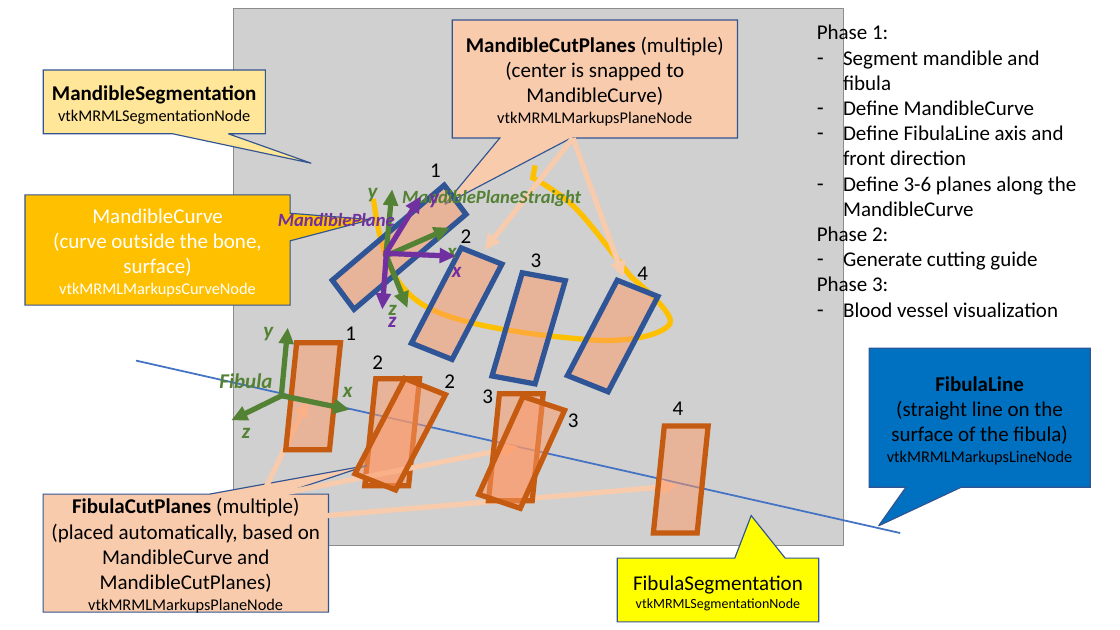
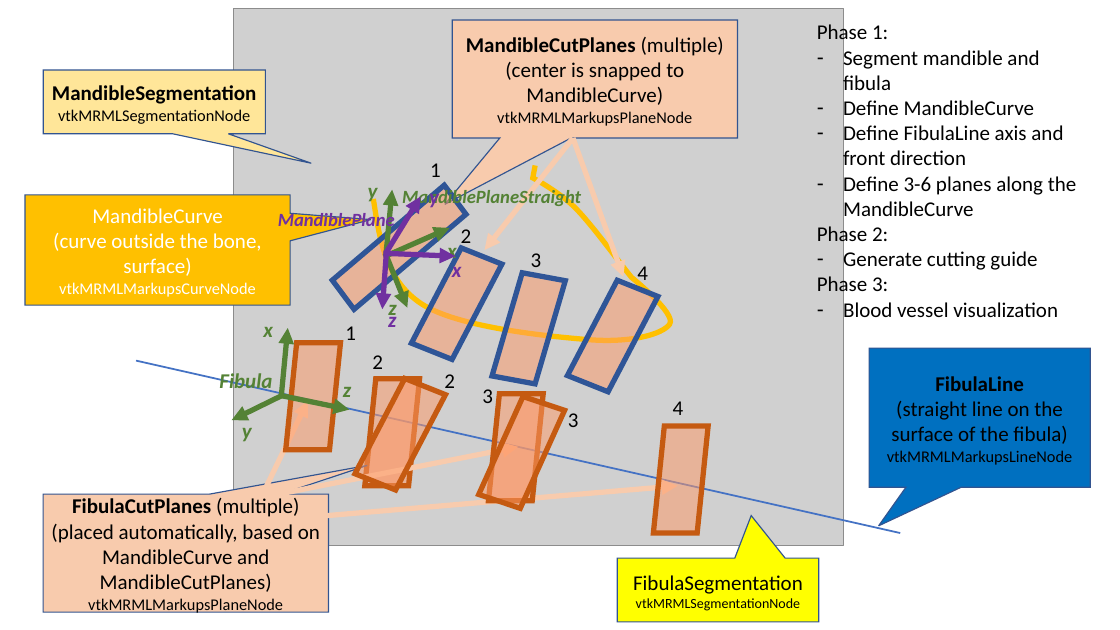
Before and after one commit to SlicerIGT/SlicerBoneReconstructionPlanner, a slide deck: slide 2 of Docs/Design.pptx. Drawn at 1120x630 pixels with LibreOffice and Linux fonts; fonts in the diff are those of the drawing; grey boxes stand for pictures. Boxes give left, top, right and bottom in pixels: in the first picture for what was removed or moved away, otherwise in the second. Text is boxed around its words. In the diff, an @@ line names an element or a change of style, - is before the commit and + after.

```diff
--- a/Docs/Design.pptx
+++ b/Docs/Design.pptx
@@ text at [263,327,273,337]: text changed @@
-y
+x
@@ text at [343,387,351,397]: text changed @@
-x
+z
@@ text at [242,420,252,442]: text changed @@
-z
+y
```
Also in this commit, not shown: 1 other slide changed, 1 other file.
